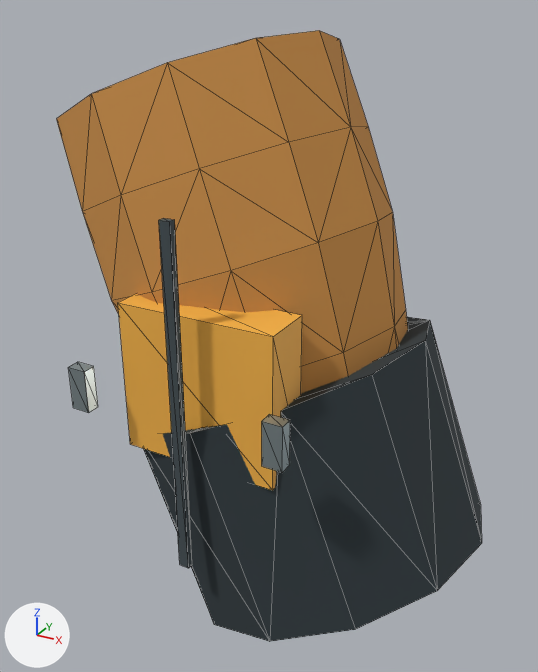
Before and after pictures for a commit that changed the glTF model Resource/Export/Modules/Outfit_Engineer_Female_Heavy_Cuff_L.glb.
The view is the same before and after, from a 50 mm lens placed at (0.551, -0.314, 1.204), pointed at (0.387, -0.015, 1.055). Lighting does not change. The marker at lower left points along +X, +Y and +Z. The first picture is the older version. Mesh edges are drawn as thin lines. Vertices at exactly the same position are counted once.

Script lines for the objects in view, before the commit:
```python
me_outfit_engineer_female_heavy_cuff_l_mesh_001 = bpy.data.meshes.new('Outfit_Engineer_Female_Heavy_Cuff_L_Mesh.001')
me_outfit_engineer_female_heavy_cuff_l_mesh_001.from_pydata(...)  # 134 vertices, 220 faces; spans x 0.275..0.502, y -0.102..0.07, z 0.91..1.196
# faces by material slot: [128, 44, 12, 12, 24]
me_outfit_engineer_female_heavy_cuff_l_mesh_001.materials.append(mat_cloth_ochre)  # orange #cd9048
me_outfit_engineer_female_heavy_cuff_l_mesh_001.materials.append(mat_rubber)  # dark blue #2d383d
me_outfit_engineer_female_heavy_cuff_l_mesh_001.materials.append(mat_warning)  # orange #f9b648
me_outfit_engineer_female_heavy_cuff_l_mesh_001.materials.append(mat_fabric_seam)  # greyish blue #424d52
me_outfit_engineer_female_heavy_cuff_l_mesh_001.materials.append(mat_fastener_titanium)  # grey #a8b6ba
ob_outfit_engineer_female_heavy_cuff_l = bpy.data.objects.new('Outfit_Engineer_Female_Heavy_Cuff_L', me_outfit_engineer_female_heavy_cuff_l_mesh_001)
ob_outfit_engineer_female_heavy_cuff_l.location = (0.0, 0.0, 0.0)
```
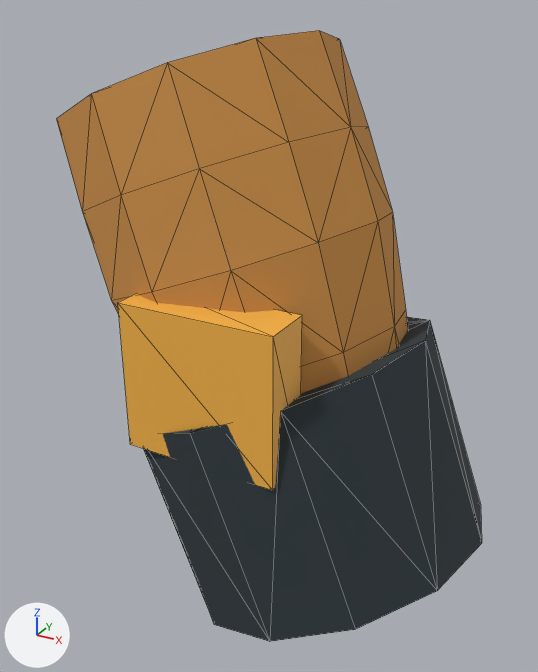
Boxes [x1, y1, x2, y2] around the edits, measured in the pictures (538 x 672 px):
part 1 of me_outfit_engineer_female_heavy_cuff_l_mesh_001, deleted
    before: [68, 362, 98, 413]
part 2 of me_outfit_engineer_female_heavy_cuff_l_mesh_001, deleted
    before: [262, 414, 290, 473]
part 3 of me_outfit_engineer_female_heavy_cuff_l_mesh_001, deleted
    before: [159, 218, 192, 568]

The change in detail:
me_outfit_engineer_female_heavy_cuff_l_mesh_001 is used by ob_outfit_engineer_female_heavy_cuff_l; location (0.0, 0.0, 0.0).
me_outfit_engineer_female_heavy_cuff_l_mesh_001 had 134 vertices, 220 faces and spanned x 0.275..0.502, y -0.102..0.07, z 0.91..1.196.
me_outfit_engineer_female_heavy_cuff_l_mesh_001 now has 110 vertices, 184 faces and spans x 0.275..0.502, y -0.093..0.07, z 0.91..1.196.
me_outfit_engineer_female_heavy_cuff_l_mesh_001 part 1: the loose piece of 8 vertices spanning x 0.336..0.345, y -0.102..-0.096, z 1.043..1.063 is deleted.
me_outfit_engineer_female_heavy_cuff_l_mesh_001 part 2: the loose piece of 8 vertices spanning x 0.432..0.441, y -0.102..-0.096, z 1.043..1.063 is deleted.
me_outfit_engineer_female_heavy_cuff_l_mesh_001 part 3: the loose piece of 8 vertices spanning x 0.386..0.391, y -0.097..-0.094, z 0.973..1.133 is deleted.
me_outfit_engineer_female_heavy_cuff_l_mesh_001 no longer uses material mat_fabric_seam (greyish blue #424d52).
me_outfit_engineer_female_heavy_cuff_l_mesh_001 no longer uses material mat_fastener_titanium (grey #a8b6ba).
